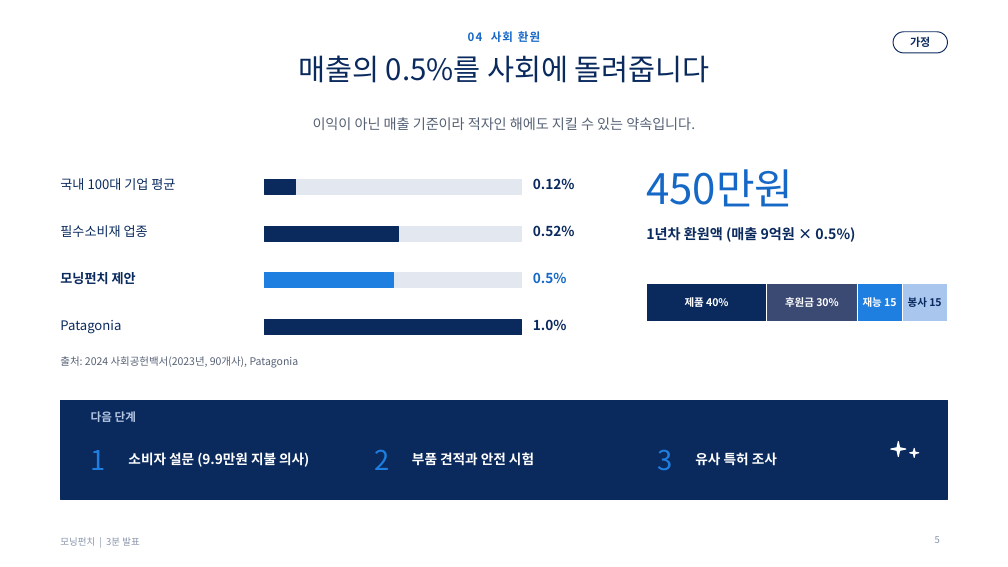
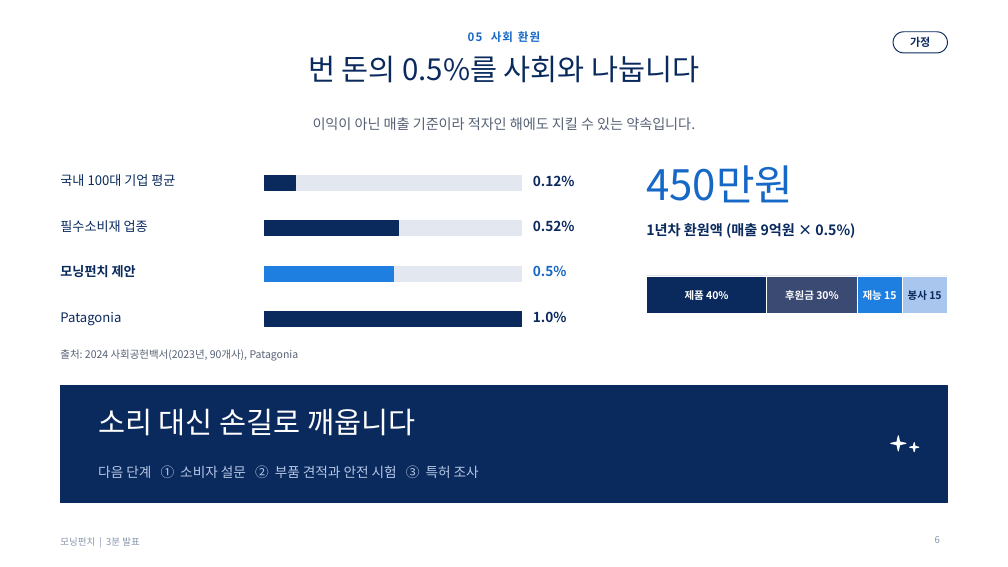
Before and after one commit to g975682-source/-, a slide deck: slide 6 of MorningPunch_Pitch_3min.pptx (slide 5 before the commit). Drawn at 1008x567 pixels with LibreOffice and Linux fonts; fonts in the diff are those of the drawing; background and template pictures are left out. Boxes give left, top, right and bottom in pixels: in the first picture for what was removed or moved away, otherwise in the second. Text is boxed around its words. In the diff, an @@ line names an element or a change of style, - is before the commit and + after.

```diff
--- a/MorningPunch_Pitch_3min.pptx
+++ b/MorningPunch_Pitch_3min.pptx
@@ title at [308,55,700,83]: text changed @@
-매출의 0.5%를 사회에 돌려줍니다
+번 돈의 0.5%를 사회와 나눕니다
@@ text at [468,31,540,42]: text changed @@
-04 사회 환원
+05 사회 환원
@@ 8 texts, 6 rectangles, 2 stars: place and size @@
-8 texts, 6 rectangles, 2 stars at [60,169,919,457]
+8 texts, 6 rectangles, 2 stars at [60,165,919,452]
@@ 6 texts, 5 rectangles: place and size @@
-6 texts, 5 rectangles at [60,284,948,335]
+6 texts, 5 rectangles at [60,276,948,327]
@@ rectangle: place and size @@
-rectangle at [60,401,948,499]
+rectangle at [60,386,948,503]
@@ text at [98,408,415,436]: text changed; size 11 to 28 pt; text colour #B5C6E3 to #FFFFFF; bold off @@
-다음 단계
+소리 대신 손길로 깨웁니다
@@ text "소리 대신 손길로 깨웁니다" at [98,408,415,436]: vertical alignment top to middle @@
@@ text removed at [91,450,106,470] @@
-1
@@ text at [98,465,479,478]: text changed; text colour #FFFFFF to #B5C6E3; bold off @@
-부품 견적과 안전 시험
+다음 단계 ① 소비자 설문 ② 부품 견적과 안전 시험 ③ 특허 조사
@@ text removed at [128,452,309,467] @@
-소비자 설문 (9.9만원 지불 의사)
@@ text removed at [374,450,389,470] @@
-2
@@ text removed at [658,450,673,470] @@
-3
@@ text removed at [695,452,777,466] @@
-유사 특허 조사
@@ page number at [935,536,940,543]: text changed @@
-5
+6
```
Also in this commit, not shown: 3 other slides changed, 1 slide added, 2 other files.
